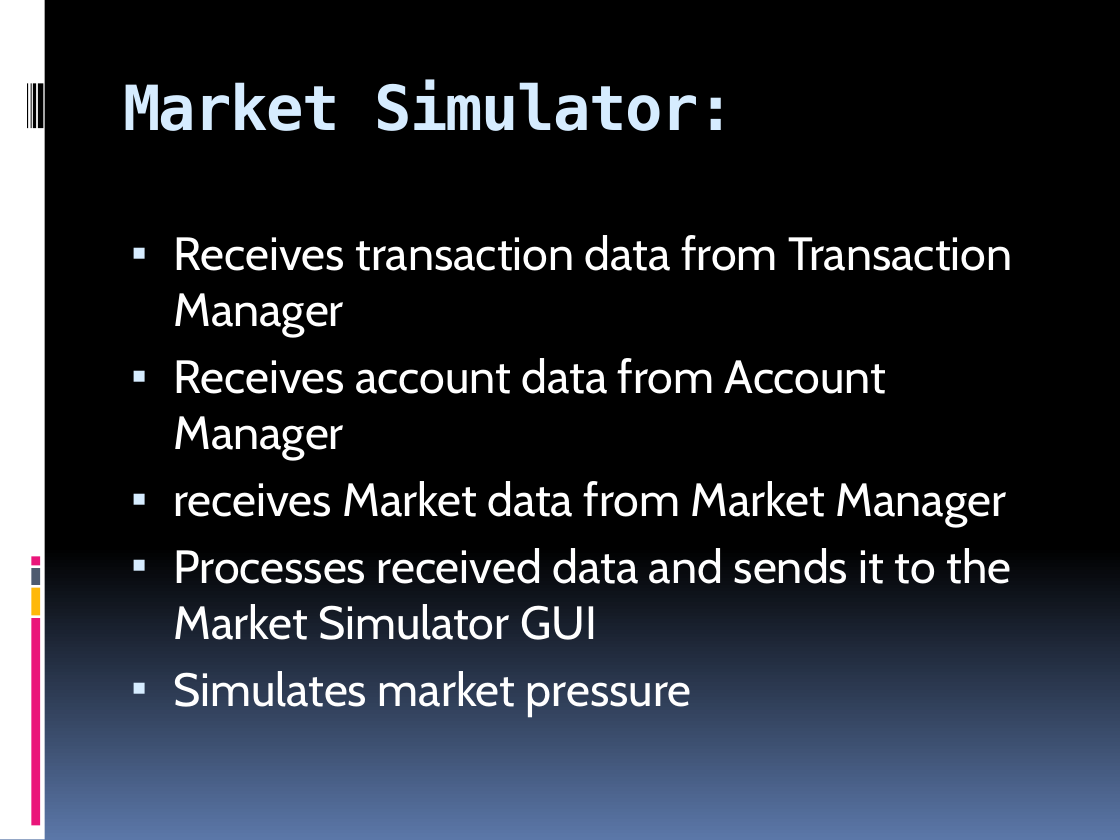
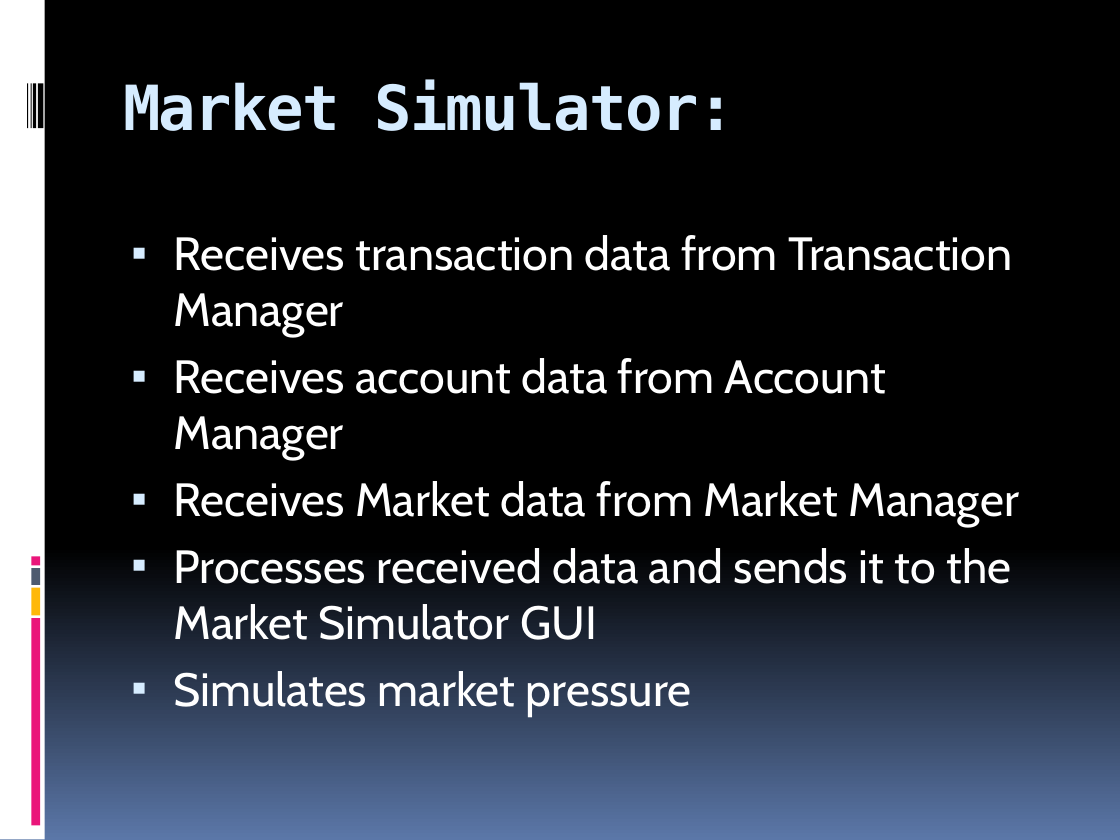
Before and after one commit to akoerner/SoftwareEngineering, a slide deck: slide 10 of SoftwareEngineeringPPTpresentation.pptx (slide 11 before the commit). Drawn at 1120x840 pixels with LibreOffice and Linux fonts; fonts in the diff are those of the drawing. Boxes give left, top, right and bottom in pixels: in the first picture for what was removed or moved away, otherwise in the second. Text is boxed around its words. In the diff, an @@ line names an element or a change of style, - is before the commit and + after.

```diff
--- a/SoftwareEngineeringPPTpresentation.pptx
+++ b/SoftwareEngineeringPPTpresentation.pptx
@@ text at box(173, 481, 1019, 527): text changed @@
-▪ receives Market data from Market Manager
+▪ Receives Market data from Market Manager
```
Also in this commit, not shown: 7 other slides changed.
